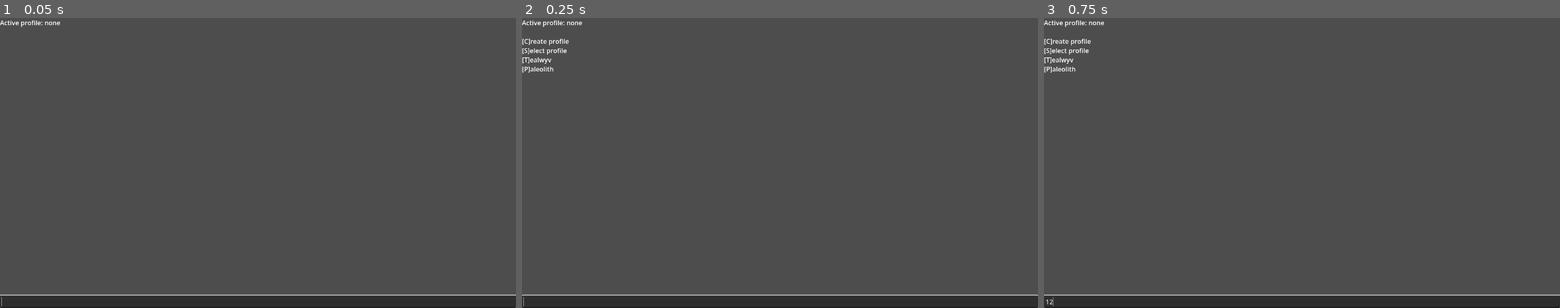
Above: before the commit, frames 1-3 (left to right).
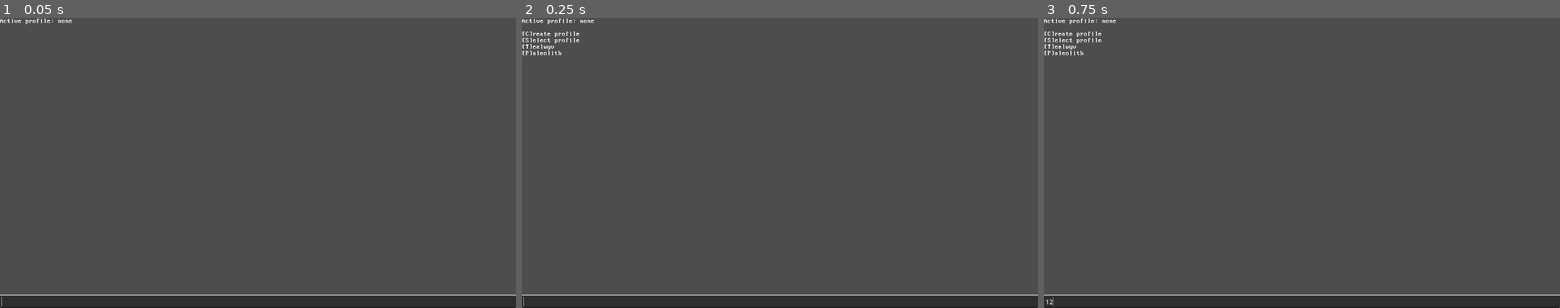
Above: after the commit, the same moments.

Repository: muraglim/proto-arch
Game: Godot game, scene res://core/main.tscn
The game is run twice, just before and just after one commit, with the same random seed, the same clock (stepped at 60 frames per second) and the same inputs.
Inputs (mouse positions are in pixels of both pictures, inside the frame that each line leads up to):
- Up to frame 1 (0.05 s): no input
- Up to frame 2 (0.25 s): no input
- Up to frame 3 (0.75 s): click (1302, 302) at 0.52 s; type "12" at 0.6 s

The runs differ from the first frame. In frame 1, 0.2% of the frame differs, in the area x 0-14%, y 0-4%; in frame 2, 0.6%; in frame 3, 0.6%, in the area x 0-14%, y 0-99%.

Commit message:
feat(paleolith): ASCII art overlay on successful flint gather
add CanvasLayer overlay to ConsoleChannel scene (Panel → CenterContainer
→ Label) for rendering ASCII art assets over the base display. hidden by
default, no impact on normal flow.

PaleolithMedium gains show_overlay/hide_overlay, routing asset lookup
from PaleolithAssetLedger through to ConsoleChannel. PaleolithHubLens
triggers show on gather_succeeded (flint only), clears on _handle_continue
unconditionally.

Strip \r from asset strings in ConsoleChannel.show_overlay to prevent
empty-line insertion from Windows line endings in triple-quoted GDScript.

PaleolithAssetLedger authored separately with two flint assets.

Diff:
--- a/channels/console_channel.gd
+++ b/channels/console_channel.gd
@@ -3,6 +3,8 @@
 
 @onready var output: RichTextLabel = $MarginContainer/VBoxContainer/Output
 @onready var input: LineEdit = $MarginContainer/VBoxContainer/Input
+@onready var overlay_layer: CanvasLayer = $OverlayLayer
+@onready var overlay_label: Label = $OverlayLayer/OverlayPanel/CenterContainer/OverlayLabel
 
 func channel_init() -> void:
 	set_anchors_and_offsets_preset(Control.PRESET_FULL_RECT)
@@ -27,5 +29,12 @@
 func set_visible_characters(count: int) -> void:
 	output.visible_characters = count
 
+func show_overlay(text: String) -> void:
+	overlay_label.text = text.replace("\r", "")
+	overlay_layer.visible = true
+
+func hide_overlay() -> void:
+	overlay_layer.visible = false
+
 @warning_ignore("unused_signal")
 signal input_received(text: String)
--- a/channels/console_channel.tscn
+++ b/channels/console_channel.tscn
@@ -1,6 +1,8 @@
 [gd_scene format=3 uid="uid://bxh8a4u7p5usq"]
 
 [ext_resource type="Script" uid="uid://bwc1okjag2uk3" path="res://channels/console_channel.gd" id="1_qo0kx"]
+[ext_resource type="FontFile" uid="uid://i4bmveojir7s" path="res://fonts/perfect_dos_vga_437/Perfect DOS VGA 437 Win.ttf" id="2_w0i4v"]
+[ext_resource type="FontFile" uid="uid://c2fnwc4exih82" path="res://fonts/perfect_dos_vga_437/Perfect DOS VGA 437.ttf" id="3_l6l33"]
 
 [node name="console_channel" type="Control" unique_id=1627616477]
 layout_mode = 3
@@ -25,7 +27,31 @@
 [node name="Output" type="RichTextLabel" parent="MarginContainer/VBoxContainer" unique_id=30300673]
 layout_mode = 2
 size_flags_vertical = 3
+theme_override_fonts/normal_font = ExtResource("2_w0i4v")
 
 [node name="Input" type="LineEdit" parent="MarginContainer/VBoxContainer" unique_id=748030267]
 layout_mode = 2
 keep_editing_on_text_submit = true
+
+[node name="OverlayLayer" type="CanvasLayer" parent="." unique_id=551118393]
+visible = false
+
+[node name="OverlayPanel" type="Panel" parent="OverlayLayer" unique_id=1086920104]
+anchors_preset = 15
+anchor_right = 1.0
+anchor_bottom = 1.0
+grow_horizontal = 2
+grow_vertical = 2
+
+[node name="CenterContainer" type="CenterContainer" parent="OverlayLayer/OverlayPanel" unique_id=1231280728]
+layout_mode = 1
+anchors_preset = 15
+anchor_right = 1.0
+anchor_bottom = 1.0
+grow_horizontal = 2
+grow_vertical = 2
+
+[node name="OverlayLabel" type="Label" parent="OverlayLayer/OverlayPanel/CenterContainer" unique_id=1837808770]
+layout_mode = 2
+theme_override_fonts/font = ExtResource("3_l6l33")
+theme_override_font_sizes/font_size = 8
--- a/core/firm.gd
+++ b/core/firm.gd
@@ -21,6 +21,7 @@
 	#paleolith
 	"uid://dbb4nhow24e5x", # paleolith_ledger
 	"uid://u613hticam7w", #paleolith_text_ledger
+	"uid://oyn4dg5uaodl", #paleolith_asset_ledger
 	"uid://bsu8sr44wb447", #paleolith_deity_ledger
 ]
 
--- /dev/null
+++ b/ledgers/paleolith/paleolith_asset_ledger.gd
@@ -0,0 +1,50 @@
+class_name PaleolithAssetLedger
+extends Ledger
+
+func _ready() -> void:
+	data = {
+		"flints": [
+			{
+				"id": "flint_1",
+				"text": """
+                         ░░░
+                      ░░░▒▒▒▒▒
+                     ░░▒▒▒▓▓▓▓▓▒▒
+                  ░░░▒▒▓▓▓▓▓▓▓▓▓▓▒
+                ░░░▒▒▓▓▓▓▓▓▓▓▓▓▓▒
+              ░░░░▒▓▓▓▓▓▓▓▓▓▓▓▒
+             ░░░░▒▓▓▓▓▓▓▓▓▓▓▓▒
+           ░░░░░▒▓▓▓▒▒▓▓▓▓▓░░
+          ░░░░░▒▒▓▓▓▓▓▓▓▒░░
+         ░░░░▒▒▓▓▓▓▓▓▓▓▓▓▓▒▒▒
+        ░░░░▒▒▓▓▓▓▓▓▓▓▓▓▒▒▒▒▒
+       ░░░▒▒▒▓▓▓▓▓▓▓▓▓▓▓▒▒░▒▒▒
+      ░░░▒▒▓▓▓▓▓▓▓▓▓▓▒▒▒▒▒░▒▒▒▒░
+     ░░▒▓▒░▒▓▓▓▓▓▓▓▓▓▒▒▒▒▒▒▒▒▒░
+      ░▒▒▒▒▒▓▓▓▓▓▓▒▒▒▒▒▒▒▒░
+            ░▒▒▒▒▒▒▒▒▒▒▒▒
+                 ░░░░░
+"""
+			},
+			{
+				"id": "flint_2",
+				"text": """
+           ▒▒▒▒▒▒▒▒▒▒▒▒▒▒
+      ▒▒▒▒▒▒▒▒▒▒▒▒▒▒▒▒▒▒▒▒▒▒▒▒▒
+   ▒▒▒▒▒▒▒▒▒▒▒▒▒▒▒▒▒▒▒▒▒▒▒▒▒▒▒▒▒▒▒▒▒▒
+  ▒▒▒▒▒▓▓▓▓▓▓▓▓▓▓▓▓▒▒▒▒▒▒▒▒▒▒▒▒▒▒░▒▒▒▒▒
+ ▒▒▒▒▓▓▓▓▓▓▓▓▒▓▓▓▓▓▓▓▒▒▒▒▒▒▒▒▒▒░▒▒▒░▒▒▒
+▒▒▒▓▓▓▓▓▓▓▓▓▓▓▓▓▓▓▓▒▓▒▒░▒░▒░▒░▒▒░▒▒▒▒▒▒
+ ▒▓▓▓▓▓▓▓▓▓▓▓▓▓▓▓▓▓▓▒▒▒▒▒▒▒▒▒▒▒▒▒▒▒▒▒▒
+    ▒▒▓▓▓▓▓▓▓▓▓▓▓▓▓▓▓▒▒▒▒▒▒▒▒▒▒▒▒▒▒▒▒▒
+       ▒▓▒▓▓▓▓▓▓▓▓▒▓▓▒▒▒▒▒▒▒▒░▒░▒▒▒▒▒▒
+        ▓▓▓▒▓▓▓▓▓▓▓▓▓▒▒▒░▒▒▒▒▒▒▒▒▒▒▒▒
+         ▒▓▓▓▓▓▓▓▓▓▓▒▒░▒▒▒░▒░▒░▒▒▒▒
+           ▒▓▓▓▓▓▓▓▒▒▒▒▓▓▓▓▓▓▓▓▒▒▒
+             ▒▓▓▓▓▒▒▓▓▓▓▓▓▓▓▓▓▒
+              ▒▓▓▒▓▓▓▓▒▒▒▓▒▒▒
+                     ▒▒▒▒▒▒
+"""
+			},
+		],
+	}
--- a/ledgers/paleolith/paleolith_ledger.gd
+++ b/ledgers/paleolith/paleolith_ledger.gd
@@ -44,7 +44,7 @@
 		"gather_duration_scrubland": 2.0,
 		"gather_base_success_rate": 0.6,
 		# caps live here until upgrade mechanics warrant moving them to paleolith_store
-		"flint_cap": 3,
+		"flint_cap": 10,
 		"tinder_cap": 5,
 
 		# typewriter dispatch — keyed by compose context_key, fallback to "default"
--- a/ledgers/uid_ledger.gd
+++ b/ledgers/uid_ledger.gd
@@ -41,4 +41,6 @@
 		"paleolith_fire_daemon": "uid://b1ofrwj5igp3q",
 		"paleolith_deity_daemon": "uid://3fygn4iogmfj",
 
+		# fonts
+		"perfect_dos_vga_437": "uid://i4bmveojir7s",
 }
--- a/lenses/paleolith/paleolith_hub_lens.gd
+++ b/lenses/paleolith/paleolith_hub_lens.gd
@@ -93,6 +93,7 @@
 			Scope.transition("project_start")
 
 func _handle_continue() -> void:
+	_medium.hide_overlay()
 	if not _pending_deity.is_empty():
 		state = HubState.DEITY_REVEAL
 		_medium.compose("paleolith_deity_reveal", {
@@ -109,6 +110,8 @@
 	var key: String = "paleolith_gather_success_flint" if is_flint else "paleolith_gather_success_tinder"
 	var cap: int = Firm.get_value("paleolith_ledger", "flint_cap" if is_flint else "tinder_cap")
 	_medium.compose(key, {"count": new_count, "cap": cap})
+	if is_flint:
+		_medium.show_overlay("flints")
 
 func _on_gather_failed(location: String) -> void:
 	state = HubState.GATHER_RESULT
--- a/mediums/paleolith/paleolith_medium.gd
+++ b/mediums/paleolith/paleolith_medium.gd
@@ -22,6 +22,16 @@
 	if Guard.is_null_or_empty(_channel, name + ":display_raw"): return
 	_type_out(text, _get_typewriter_config("default"))
 
+func show_overlay(asset_key: String) -> void:
+	if Guard.is_null_or_empty(_channel, name + ":show overlay"): return
+	var assets: Array = Firm.get_value("paleolith_asset_ledger", asset_key, [])
+	if assets.is_empty(): return
+	_channel.show_overlay(assets[randi() % assets.size()].get("text", ""))
+
+func hide_overlay() -> void:
+	if Guard.is_null_or_empty(_channel, name + ":hide_overlay"): return
+	_channel.hide_overlay()
+
 func _get_typewriter_config(context_key: String) -> Dictionary:
 	var configs: Dictionary = Firm.get_value("paleolith_ledger", "typewriter_configs", {})
 	if configs.has(context_key):
--- a/project.godot
+++ b/project.godot
@@ -35,6 +35,12 @@
 window/stretch/mode="viewport"
 window/stretch/aspect="expand"
 
+[gui]
+
+theme/default_font_antialiasing=0
+theme/default_font_hinting=0
+theme/default_font_subpixel_positioning=0
+
 [physics]
 
 3d/physics_engine="Jolt Physics"
Binary file added: fonts/perfect_dos_vga_437/Perfect DOS VGA 437 Win.ttf
Not shown, added: fonts/perfect_dos_vga_437/Perfect DOS VGA 437 Win.ttf.import
Binary file added: fonts/perfect_dos_vga_437/Perfect DOS VGA 437.ttf
Not shown, added: fonts/perfect_dos_vga_437/Perfect DOS VGA 437.ttf.import
Not shown, added: fonts/perfect_dos_vga_437/dos437.txt
Not shown, added: ledgers/paleolith/paleolith_asset_ledger.gd.uid
